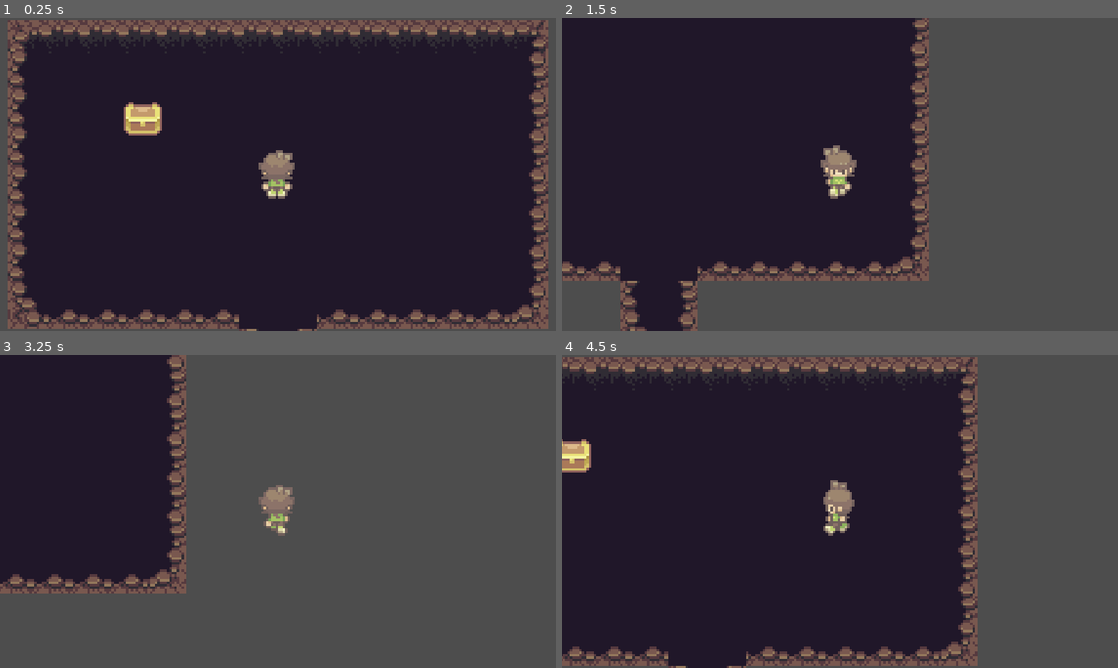
Above: before the commit, frames 1-4 (two rows, left to right).
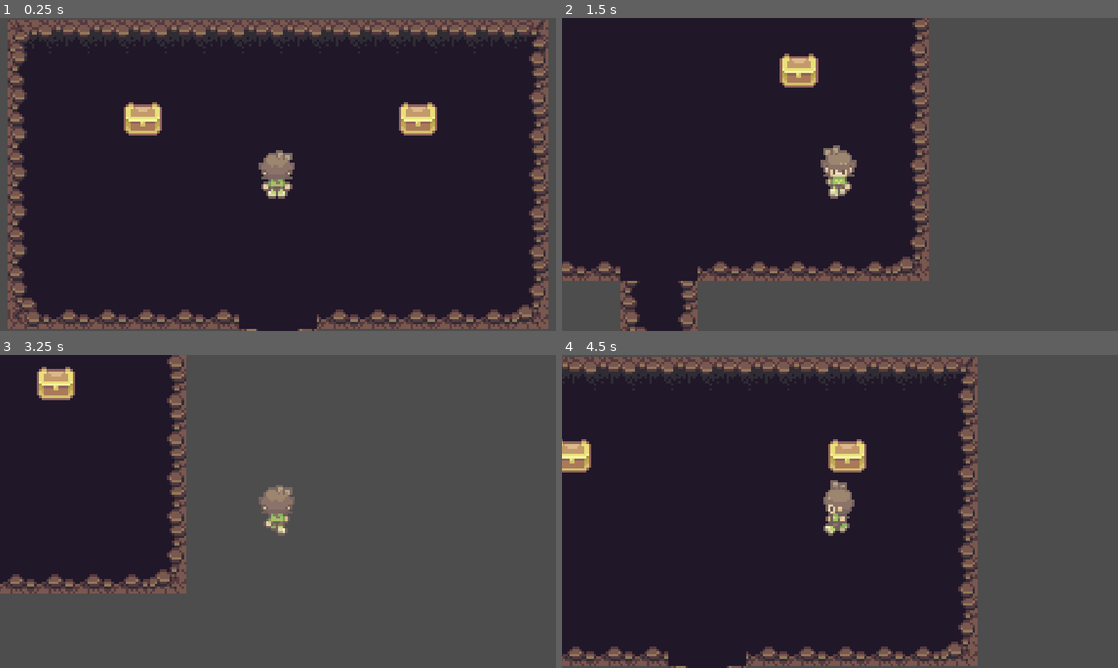
Above: after the commit, the same moments.

Repository: LukeRichardGoddard/GameJam2025
Game: Godot game, scene res://Scenes/CaveScene/cave_scene.tscn
Two runs of this game, one before a commit and one after it. Both use one fixed random seed, a clock stepped at 60 frames per second and the inputs below. This scene is started directly instead of the project's main scene.
Inputs:
- Up to frame 1 (0.25 s): no input
- Up to frame 2 (1.5 s): tap Enter at 0.5 s; hold D (move_right) 0.53-1.28 s; tap Space (interact) at 0.6, 1.35 s; hold S (move_down) from 1.28 s (still down)
- Up to frame 3 (3.25 s): release S (move_down) at 2.03 s; hold D (move_right) 2.03-2.78 s; tap Space (interact) at 2.1, 2.85 s; hold W (move_up) from 2.78 s (still down)
- Up to frame 4 (4.5 s): release W (move_up) at 3.53 s; hold A (move_left) from 3.53 s (still down); tap Space (interact) at 3.6, 4.35 s

The runs differ from the first frame. In frame 1, 0.7% of the frame differs, in the area x 71-79%, y 26-38%; in frame 2, 0.7%, in the area x 39-47%, y 11-23%; in frame 3, 0.7%; in frame 4, 0.7%.

Commit message:
remember chest openings between scenes

Diff:
--- a/Scenes/CaveScene/cave_scene.tscn
+++ b/Scenes/CaveScene/cave_scene.tscn
@@ -102,3 +102,8 @@
 
 [node name="Chest" parent="." instance=ExtResource("5_buwtv")]
 position = Vector2(-56, -24)
+chest_name = "cave_chest"
+
+[node name="Chest2" parent="." instance=ExtResource("5_buwtv")]
+position = Vector2(58, -24)
+chest_name = "cave_chest2"
--- a/Scenes/Chest/chest.gd
+++ b/Scenes/Chest/chest.gd
@@ -2,9 +2,12 @@
 
 var can_interact: bool = false
 var is_open: bool = false
+@export var chest_name: String
 
 func _ready() -> void:
-	$Carrots.visible = false
+	if SceneManager.opened_chests.has(chest_name):
+		is_open = true
+		$AnimatedSprite2D.play("open")
 
 
 func _process(delta: float) -> void:
@@ -17,6 +20,8 @@
 	$AnimatedSprite2D.play("open")
 	$Carrots.visible = true
 	$Timer.start(3)
+	SceneManager.opened_chests.append(chest_name)
+	print(SceneManager.opened_chests)
 
 
 func _on_timer_timeout() -> void:
--- a/Scenes/Chest/chest.tscn
+++ b/Scenes/Chest/chest.tscn
@@ -47,6 +47,7 @@
 shape = SubResource("RectangleShape2D_k3svw")
 
 [node name="Carrots" type="Sprite2D" parent="."]
+visible = false
 position = Vector2(0, -23)
 scale = Vector2(0.5, 0.5)
 texture = ExtResource("3_bln81")
--- a/Scenes/SceneManager/scene_manager.gd
+++ b/Scenes/SceneManager/scene_manager.gd
@@ -2,8 +2,4 @@
 
 var player_spawn_position: Vector2
 
-func _ready() -> void:
-	pass
-
-func _process(_delta: float) -> void:
-	pass
+var opened_chests: Array[String] = []
